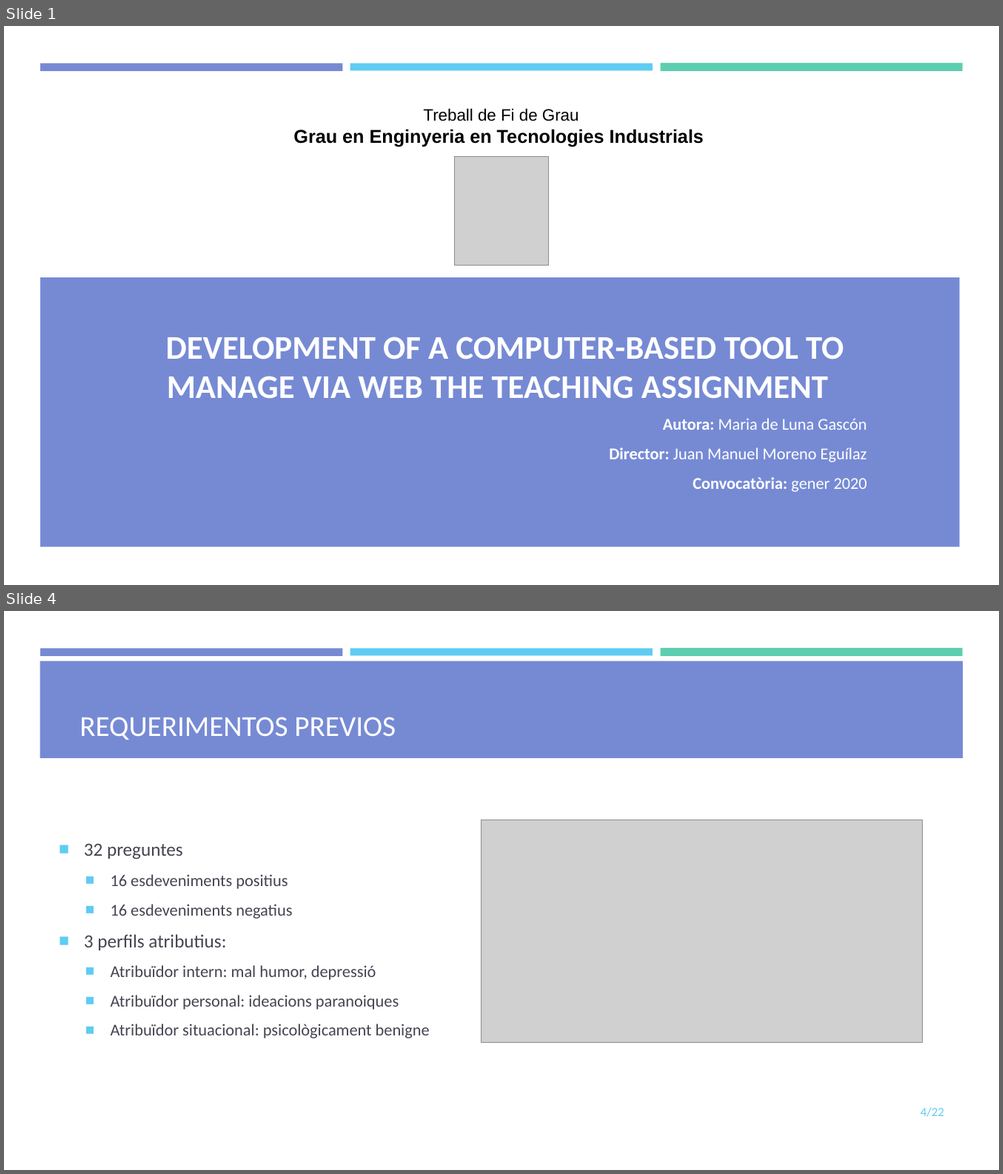
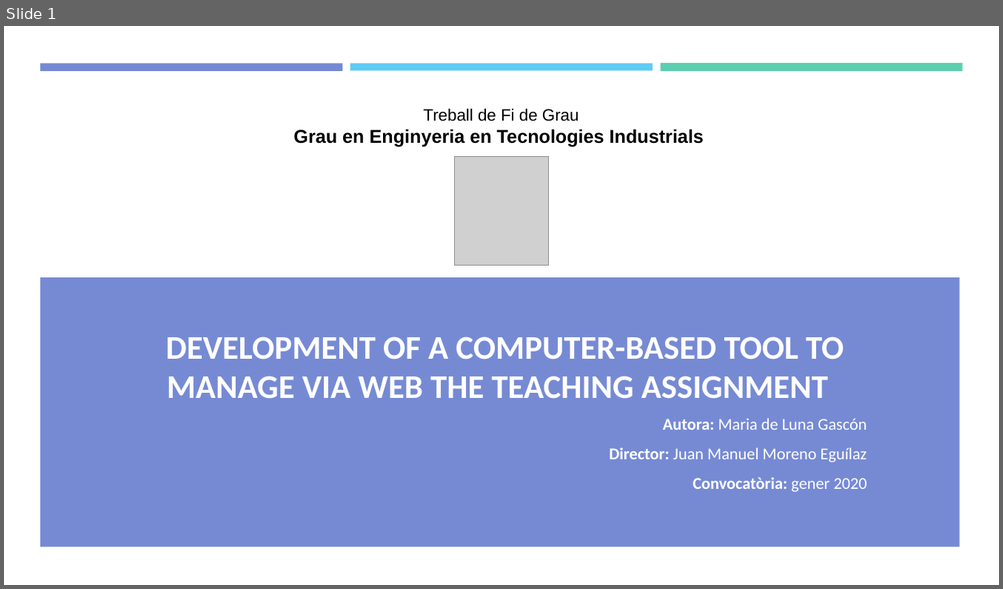
Before and after one commit to mdlunag/tfg, a slide deck: tfg_presentacio.pptx. Shown one above the other, each under a label of ours: slides 1 and 4 before the commit, slide 1 after it; the slides between them are not shown. The pictures are 1003x1174 and 1003x589 pixels, drawn with LibreOffice and Linux fonts; fonts in the diff are those of the drawing; grey boxes stand for pictures; background and template pictures are left out. Boxes give left, top, right and bottom in pixels: in the first picture for what was removed or moved away, otherwise in the second. Text is boxed around its words. In the diff, an @@ line names an element or a change of style, - is before the commit and + after.

```diff
--- a/tfg_presentacio.pptx
+++ b/tfg_presentacio.pptx
@@ slide 4 removed at [4, 611, 999, 1170], background #FFFFFF; not listed: 3 template elements that a slide beside it also shows @@
@@ rectangle removed at [40, 661, 963, 758] @@
@@ title removed at [79, 717, 395, 740] @@
-REQUERIMENTOS PREVIOS
@@ picture removed at [481, 820, 922, 1043] @@
@@ text removed at [84, 843, 430, 1039] @@
-■ 32 preguntes
-  ■ 16 esdeveniments positius
-  ■ 16 esdeveniments negatius
-■ 3 perfils atributius:
-  ■ Atribuïdor intern: mal humor, depressió
-  ■ Atribuïdor personal: ideacions paranoiques
-  ■ Atribuïdor situacional: psicològicament benigne
@@ page number removed at [920, 1108, 944, 1117] @@
-4/22
```
Also in this commit, not shown: 4 slides changed, 3 slides added, 2 other slides removed, 1 other file.
